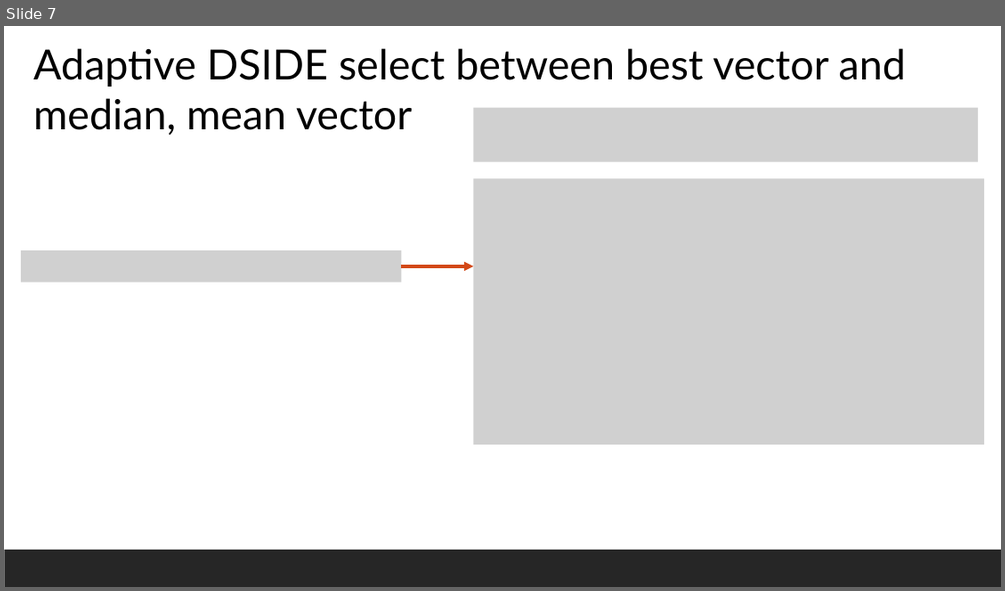
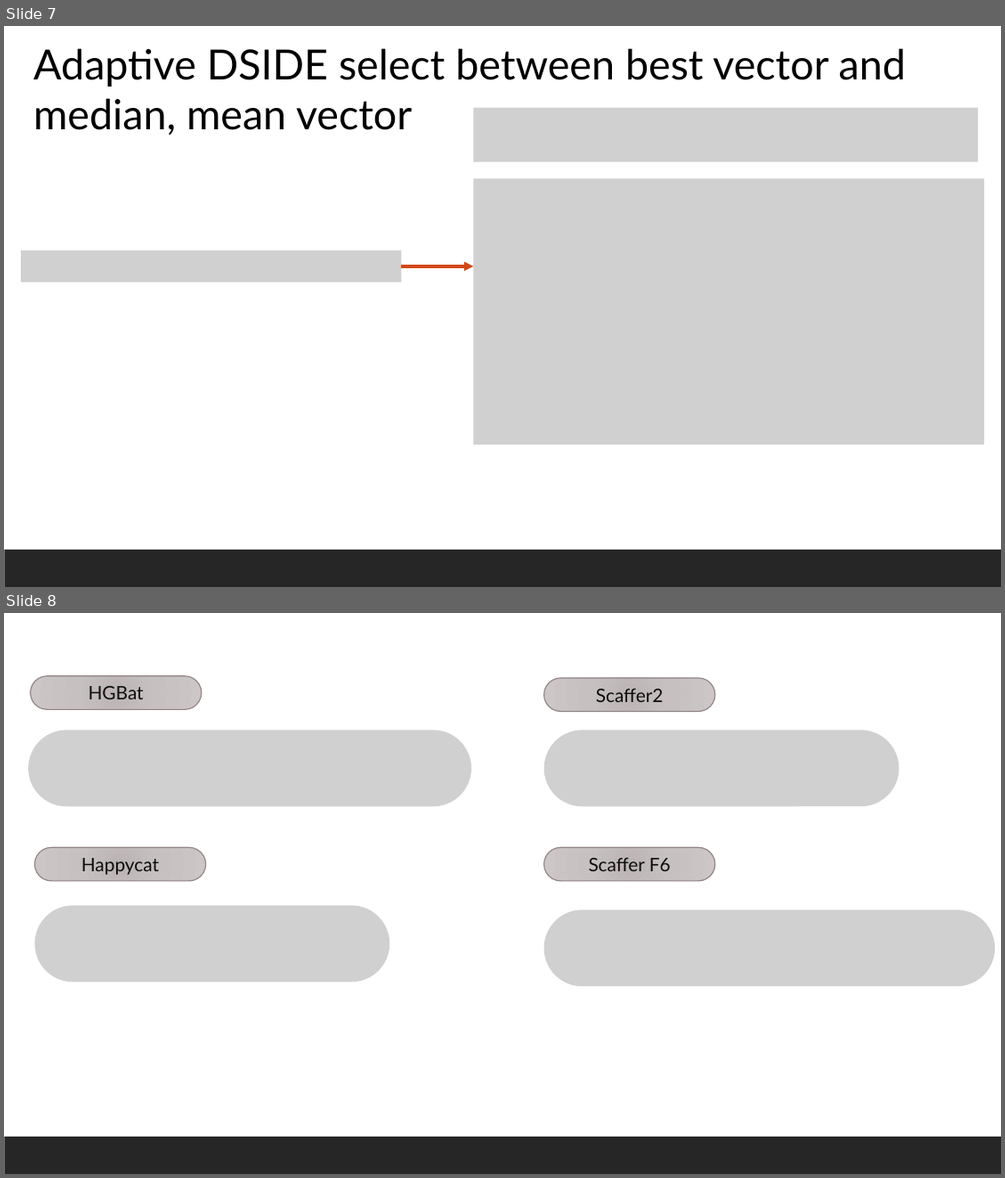
Before and after one commit to JhonSPattan/Algorithm, a slide deck: Adaptive DSIDE.pptx. Shown one above the other, each under a label of ours: slide 7 before the commit, slides 7 and 8 after it. The pictures are 1005x591 and 1005x1178 pixels, drawn with LibreOffice and Linux fonts; fonts in the diff are those of the drawing; grey boxes stand for pictures. Boxes give left, top, right and bottom in pixels: in the first picture for what was removed or moved away, otherwise in the second. Text is boxed around its words. In the diff, an @@ line names an element or a change of style, - is before the commit and + after.

```diff
--- a/Adaptive DSIDE.pptx
+++ b/Adaptive DSIDE.pptx
@@ slide 8 added at (4, 613, 1001, 1174), background #FFFFFF; not listed: 1 template element that a slide beside it also shows @@
@@ rounded rectangle added at (30, 676, 202, 709), fill gradient #BBB4B5 to #C6C0C1 to #CDC7C7, outline #918485 1 pt, 17.9 pt, text #0D0D0D @@
+HGBat
@@ rounded rectangle added at (544, 678, 715, 712), fill gradient #BBB4B5 to #C6C0C1 to #CDC7C7, outline #918485 1 pt, 17.9 pt, text #0D0D0D @@
+Scaffer2
@@ picture added at (28, 730, 471, 806) @@
@@ picture added at (544, 730, 899, 806) @@
@@ rounded rectangle added at (34, 847, 206, 881), fill gradient #BBB4B5 to #C6C0C1 to #CDC7C7, outline #918485 1 pt, 17.9 pt, text #0D0D0D @@
+Happycat
@@ rounded rectangle added at (544, 847, 715, 881), fill gradient #BBB4B5 to #C6C0C1 to #CDC7C7, outline #918485 1 pt, 17.9 pt, text #0D0D0D @@
+Scaffer F6
@@ picture added at (34, 906, 390, 981) @@
@@ picture added at (544, 910, 995, 986) @@
```
Also in this commit, not shown: 1 slide changed, 3 other slides added, 8 other files.
